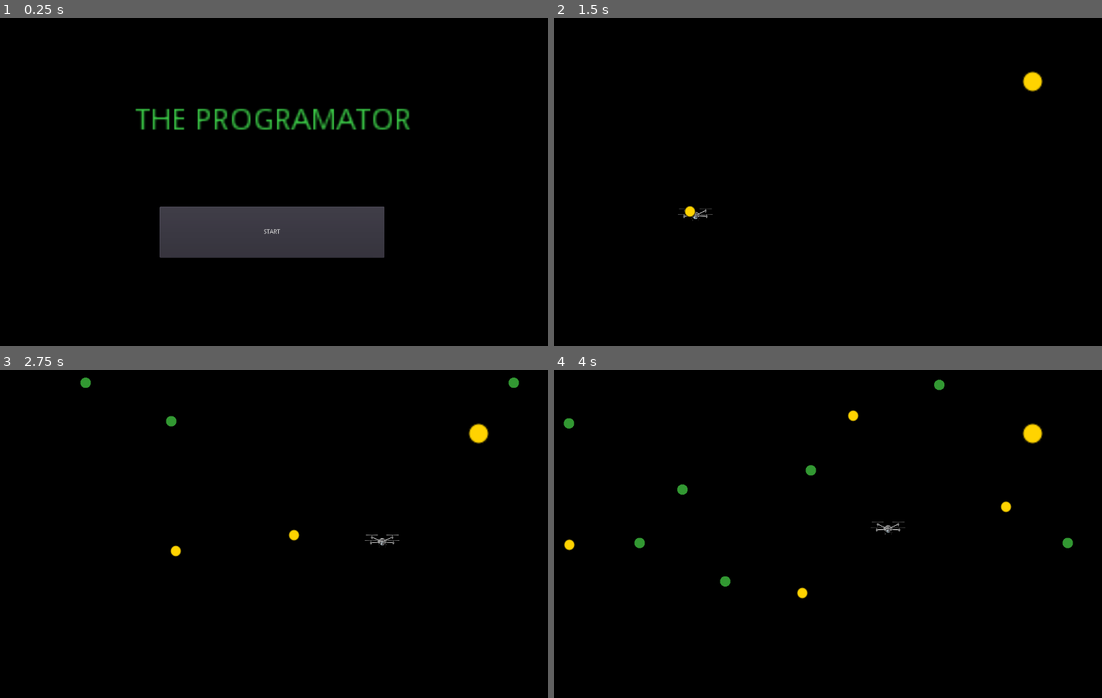
Above: before the commit, frames 1-4 (two rows, left to right).
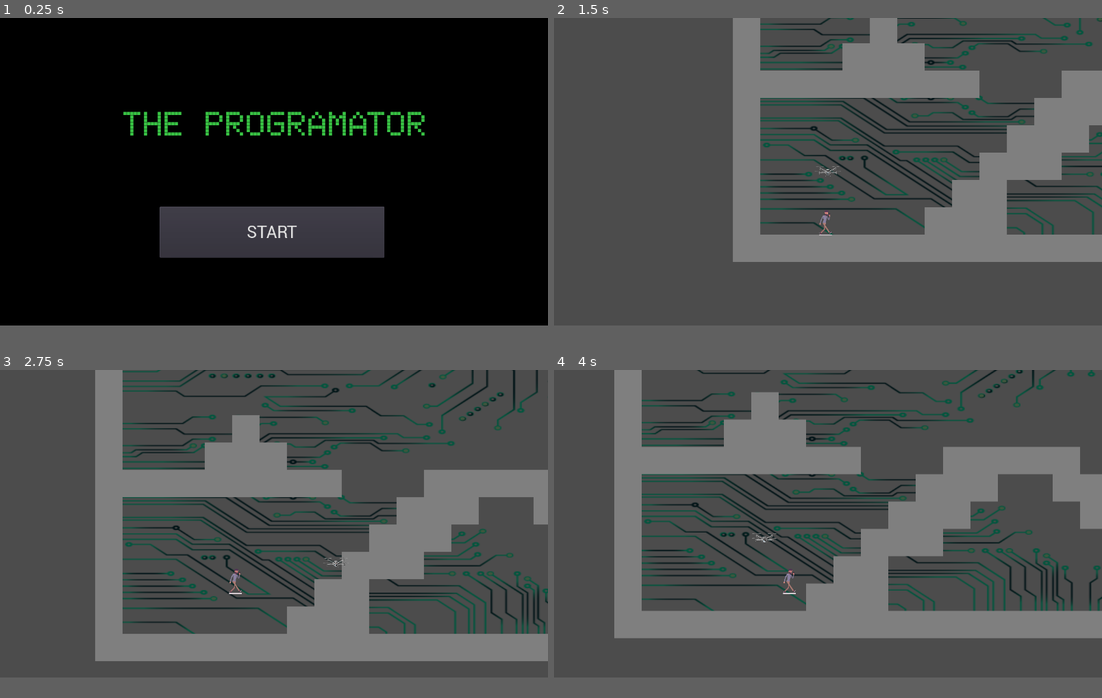
Above: after the commit, the same moments.

Repository: CamilaCintioli/the-progammator
Game: Godot game, scene res://Main.tscn
Two runs of this game, one before a commit and one after it. Both use one fixed random seed, a clock stepped at 60 frames per second and the inputs below.
Inputs (mouse positions are in pixels of both pictures, inside the frame that each line leads up to):
- Up to frame 1 (0.25 s): no input
- Up to frame 2 (1.5 s): click "START" at 0.5 s; tap Enter at 1.25 s; move the mouse to (948, 165) at 1.27 s; hold D (move_right) from 1.28 s (still down); tap Space (change) at 1.35 s
- Up to frame 3 (2.75 s): keep holding D (move_right); tap Up (jump) at 1.52, 2.27 s; move the mouse to (164, 550) at 2.02 s; tap Space (change) at 2.1 s
- Up to frame 4 (4 s): move the mouse to (882, 461) at 2.77 s; release D (move_right) at 2.78 s; hold A (move_left) 2.78-3.53 s; tap Space (change) at 2.85, 3.6 s; move the mouse to (800, 599) at 3.52 s; hold D (move_right) from 3.53 s (still down); tap Up (jump) at 3.77 s
In our replay, the window is 800x480 before the commit and 800x450 after it. These sizes can differ from the game's own. Grey fills any space a smaller window leaves; there, only what the larger window draws over its background counts as a difference.

The runs differ from the first frame. In frame 1, 2.6% of the frame differs, in the area x 22-78%, y 27-68%; in frame 2, 94%, in the area x 0-100%, y 0-94%; in frame 3, 94%; in frame 4, 94%.

Commit message:
Added sprites and animations.
Se agregaron sprites para proyectiles y primer enemigo. Mas algunas animaciones

Diff:
--- a/Levels/Level1/entities/Proyectile.gd
+++ b/Levels/Level1/entities/Proyectile.gd
@@ -11,7 +11,8 @@
 func _ready():
 	add_to_group("projectile")
 
-func initialize(_container, spawn_position:Vector2, _direction:Vector2, _is_player_projectile):
+func initialize(_container, spawn_position:Vector2,
+				 _direction:Vector2, _is_player_projectile):
 	self.container = _container
 	container.add_child(self)
 	global_position = spawn_position
@@ -22,6 +23,8 @@
 
 func _physics_process(delta):
 	position += direction * VELOCITY * delta
+	if is_player_projectile :
+		$AnimationRam.play("ramroll")
 
 func _remove():
 	container.remove_child(self)
--- a/Levels/Level1/entities/Proyectile.tscn
+++ b/Levels/Level1/entities/Proyectile.tscn
@@ -19,5 +19,4 @@
 
 [node name="LifeTimer" type="Timer" parent="."]
 wait_time = 5.0
-
 [connection signal="body_entered" from="." to="." method="_on_Proyectile_body_entered"]
--- a/Levels/Level1/entities/enemies/Chrom.gd
+++ b/Levels/Level1/entities/enemies/Chrom.gd
@@ -1,4 +1,16 @@
-extends StaticBody2D
+extends RigidBody2D
+
+var direction = -1
+var limit
 
 func _ready():
 	add_to_group("chrom")
+	limit = get_viewport().size.x
+
+func _physics_process(delta):
+	$AnimationChrom.play("roll")
+	position.x += 5 * direction;
+	position.x = wrapf(position.x, 0, limit)
+
+func _on_Timer_timeout():
+	direction *= -1
--- a/Levels/Level1/entities/enemies/Chrom.tscn
+++ b/Levels/Level1/entities/enemies/Chrom.tscn
@@ -1,18 +1,55 @@
-[gd_scene load_steps=4 format=2]
+[gd_scene load_steps=5 format=2]
 
-[ext_resource path="res://assets/textures/proyectile_player.png" type="Texture" id=1]
+[ext_resource path="res://assets/textures/enemies/chrome ansii.png" type="Texture" id=1]
 [ext_resource path="res://Levels/Level1/entities/enemies/Chrom.gd" type="Script" id=2]
 
 [sub_resource type="CircleShape2D" id=1]
 radius = 22.6522
 
-[node name="Chrom" type="StaticBody2D"]
+[sub_resource type="Animation" id=2]
+resource_name = "roll"
+tracks/0/type = "value"
+tracks/0/path = NodePath("Sprite:frame")
+tracks/0/interp = 1
+tracks/0/loop_wrap = true
+tracks/0/imported = false
+tracks/0/enabled = true
+tracks/0/keys = {
+"times": PoolRealArray( 0 ),
+"transitions": PoolRealArray( 1 ),
+"update": 1,
+"values": [ 0 ]
+}
+tracks/1/type = "value"
+tracks/1/path = NodePath("Sprite:rotation_degrees")
+tracks/1/interp = 1
+tracks/1/loop_wrap = true
+tracks/1/imported = false
+tracks/1/enabled = true
+tracks/1/keys = {
+"times": PoolRealArray( 0, 1 ),
+"transitions": PoolRealArray( 1, 1 ),
+"update": 0,
+"values": [ 0.0, 360.0 ]
+}
+
+[node name="Chrom" type="RigidBody2D"]
+gravity_scale = 0.0
 script = ExtResource( 2 )
 
 [node name="Sprite" type="Sprite" parent="."]
 position = Vector2( 0.315334, 0.31534 )
-scale = Vector2( 2.9037, 2.95041 )
+rotation = 6.28319
+scale = Vector2( 0.5, 0.5 )
 texture = ExtResource( 1 )
 
 [node name="CollisionShape2D" type="CollisionShape2D" parent="."]
 shape = SubResource( 1 )
+
+[node name="AnimationChrom" type="AnimationPlayer" parent="."]
+anims/roll = SubResource( 2 )
+
+[node name="Timer" type="Timer" parent="."]
+wait_time = 4.0
+autostart = true
+[connection signal="timeout" from="Timer" to="." method="_on_Timer_timeout"]
--- a/Levels/Level1/entities/player/PlayerProyectile.tscn
+++ b/Levels/Level1/entities/player/PlayerProyectile.tscn
@@ -1,11 +1,54 @@
-[gd_scene load_steps=3 format=2]
+[gd_scene load_steps=5 format=2]
 
-[ext_resource path="res://Levels/Level1/entities/Proyectile.tscn" type="PackedScene" id=1]
-[ext_resource path="res://assets/textures/proyectile_player.png" type="Texture" id=2]
+[ext_resource path="res://Levels/Level1/entities/Proyectile.gd" type="Script" id=1]
+[ext_resource path="res://assets/textures/player/ram.png" type="Texture" id=2]
 
-[node name="PlayerProyectile" instance=ExtResource( 1 )]
+[sub_resource type="CircleShape2D" id=1]
+radius = 12.1452
 
-[node name="Sprite" parent="." index="0"]
+[sub_resource type="Animation" id=2]
+resource_name = "ramroll"
+length = 2.0
+tracks/0/type = "value"
+tracks/0/path = NodePath("Sprite:frame")
+tracks/0/interp = 1
+tracks/0/loop_wrap = true
+tracks/0/imported = false
+tracks/0/enabled = true
+tracks/0/keys = {
+"times": PoolRealArray( 0 ),
+"transitions": PoolRealArray( 1 ),
+"update": 1,
+"values": [ 0 ]
+}
+tracks/1/type = "value"
+tracks/1/path = NodePath("Sprite:rotation_degrees")
+tracks/1/interp = 1
+tracks/1/loop_wrap = true
+tracks/1/imported = false
+tracks/1/enabled = true
+tracks/1/keys = {
+"times": PoolRealArray( 0, 2 ),
+"transitions": PoolRealArray( 1, 1 ),
+"update": 0,
+"values": [ 0.0, 360.0 ]
+}
+
+[node name="PlayerProyectile" type="Area2D"]
+script = ExtResource( 1 )
+
+[node name="CollisionShape2D" type="CollisionShape2D" parent="."]
+shape = SubResource( 1 )
+
+[node name="Sprite" type="Sprite" parent="."]
 position = Vector2( 0.0530193, 0.200449 )
-scale = Vector2( 1.55287, 1.61022 )
+rotation = 1.74846e-07
+scale = Vector2( 0.01, 0.01 )
 texture = ExtResource( 2 )
+
+[node name="LifeTimer" type="Timer" parent="."]
+wait_time = 5.0
+
+[node name="AnimationRam" type="AnimationPlayer" parent="."]
+anims/ramroll = SubResource( 2 )
+[connection signal="body_entered" from="." to="." method="_on_Proyectile_body_entered"]
--- a/Levels/Level2.gd
+++ b/Levels/Level2.gd
@@ -10,3 +10,7 @@
 
 func change_control():
 	control = !control
+	if control:
+		$Programmer/CameraProgramer.current = true
+	else:
+		$Dron/CameraDron.current = true
--- a/Levels/Level2/Dron.tscn
+++ b/Levels/Level2/Dron.tscn
@@ -18,3 +18,7 @@
 
 [node name="CollisionShape2D" type="CollisionShape2D" parent="."]
 shape = SubResource( 1 )
+
+[node name="AccelerationTimer" type="Timer" parent="."]
+
+[node name="CameraDron" type="Camera2D" parent="."]
--- a/Levels/Level2/Player.tscn
+++ b/Levels/Level2/Player.tscn
@@ -19,6 +19,6 @@
 [node name="CollisionShape2D" type="CollisionShape2D" parent="."]
 shape = SubResource( 1 )
 
-[node name="Camera2D" type="Camera2D" parent="."]
+[node name="CameraProgramer" type="Camera2D" parent="."]
 offset = Vector2( 90, -135 )
 current = true
--- a/Levels/Level2/entities/player/Dron.gd
+++ b/Levels/Level2/entities/player/Dron.gd
@@ -1,6 +1,8 @@
 extends KinematicBody2D
 
 var speed = 9
+
+var FRICTION_WEIGHT:float = 0.1
 
 var container
 
@@ -13,13 +15,15 @@
 	container = level_2
 
 func get_input():
+
 	var right := Input.is_action_pressed("move_right")
 	var left := Input.is_action_pressed("move_left")
-	velocity.x += clamp(float(right) - float(left), -0.2, 0.2) * speed
+	velocity.x += lerp(float(right) - float(left), 0.2, 0.2) * speed
 
 	var down := Input.is_action_pressed("move_down")
 	var up := Input.is_action_pressed("move_up")
-	velocity.y += clamp(float(down) - float(up), -0.2, 0.2) * speed
+	velocity.y += lerp(float(down) - float(up), 0.2, 0.2) * speed
+
 
 func _physics_process(delta):
 	if !container.control:
--- a/Main.gd
+++ b/Main.gd
@@ -4,4 +4,4 @@
 	$Menu.initialize(self)
 
 func start_level_1():
-	get_tree().change_scene("res://Levels/Level1.tscn")
+	get_tree().change_scene("res://Levels/Level2.tscn")
--- a/Menu.tscn
+++ b/Menu.tscn
@@ -1,6 +1,17 @@
-[gd_scene load_steps=2 format=2]
+[gd_scene load_steps=6 format=2]
 
 [ext_resource path="res://Menu.gd" type="Script" id=1]
+[ext_resource path="res://assets/fonts/Roboto-Regular.ttf" type="DynamicFontData" id=2]
+[ext_resource path="res://assets/fonts/ScreenMatrix.ttf" type="DynamicFontData" id=3]
+
+[sub_resource type="DynamicFont" id=1]
+size = 40
+font_data = ExtResource( 3 )
+
+[sub_resource type="DynamicFont" id=2]
+size = 40
+use_filter = true
+font_data = ExtResource( 2 )
 
 [node name="Menu" type="ColorRect"]
 margin_right = 1280.0
@@ -12,13 +23,16 @@
 }
 
 [node name="Title" type="Label" parent="."]
-margin_left = 316.177
-margin_top = 206.861
-margin_right = 456.177
-margin_bottom = 226.861
-rect_scale = Vector2( 5, 5 )
+margin_left = 268.355
+margin_top = 206.884
+margin_right = 642.355
+margin_bottom = 254.884
+rect_scale = Vector2( 2, 2 )
+custom_fonts/font = SubResource( 1 )
 custom_colors/font_color = Color( 0.231373, 0.784314, 0.278431, 1 )
 text = "THE PROGRAMATOR"
+align = 1
+valign = 1
 __meta__ = {
 "_edit_use_anchors_": false
 }
@@ -28,9 +42,9 @@
 margin_top = 442.0
 margin_right = 898.0
 margin_bottom = 561.0
+custom_fonts/font = SubResource( 2 )
 text = "START"
 __meta__ = {
 "_edit_use_anchors_": false
 }
-
 [connection signal="pressed" from="Start" to="." method="_on_Start_pressed"]
--- a/project.godot
+++ b/project.godot
@@ -22,7 +22,7 @@
 [display]
 
 window/size/width=1280
-window/size/height=768
+window/size/height=720
 window/size/resizable=false
 
 [input]
Binary file added: assets/fonts/MLTWNII_.ttf
Binary file added: assets/fonts/Miltown_.ttf
Binary file added: assets/fonts/Roboto-Regular.ttf
Binary file added: assets/fonts/ScreenMatrix.ttf
Binary file added: assets/textures/enemies/chrome ansii.png
Not shown, added: assets/textures/enemies/chrome ansii.png.import
